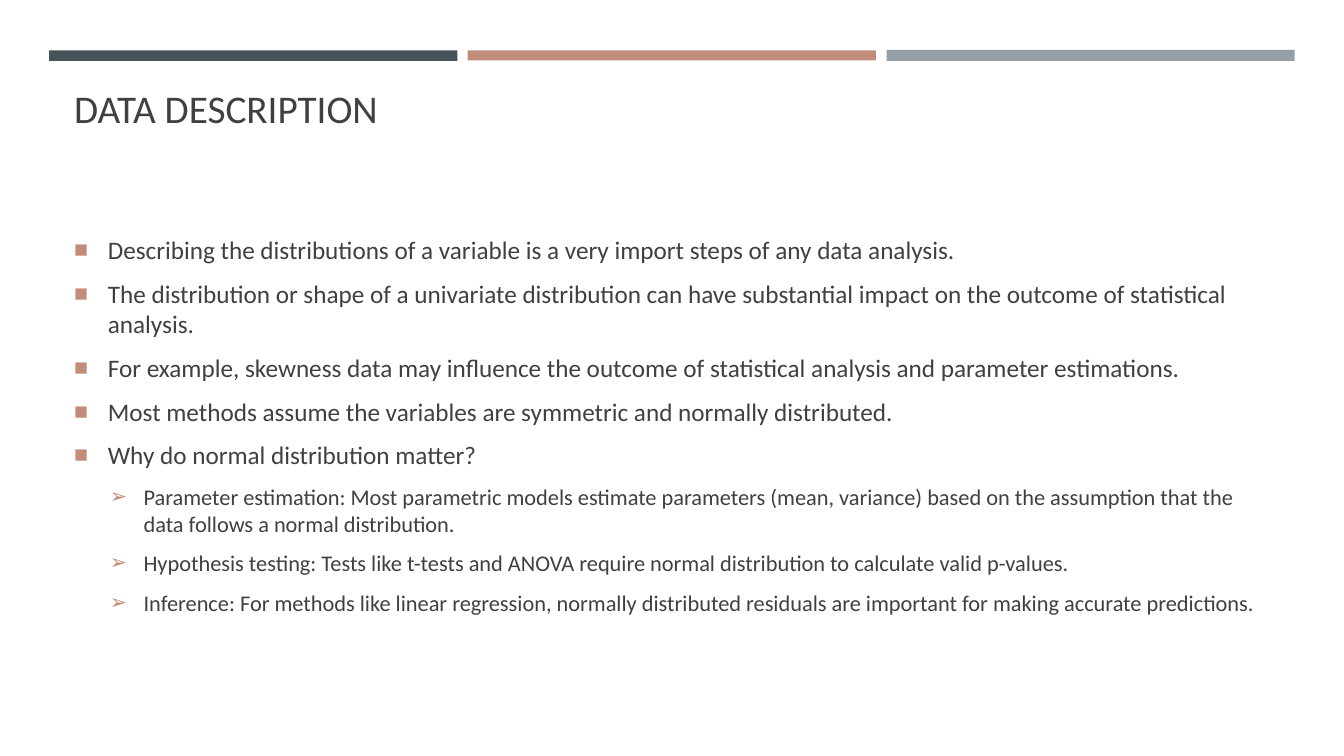
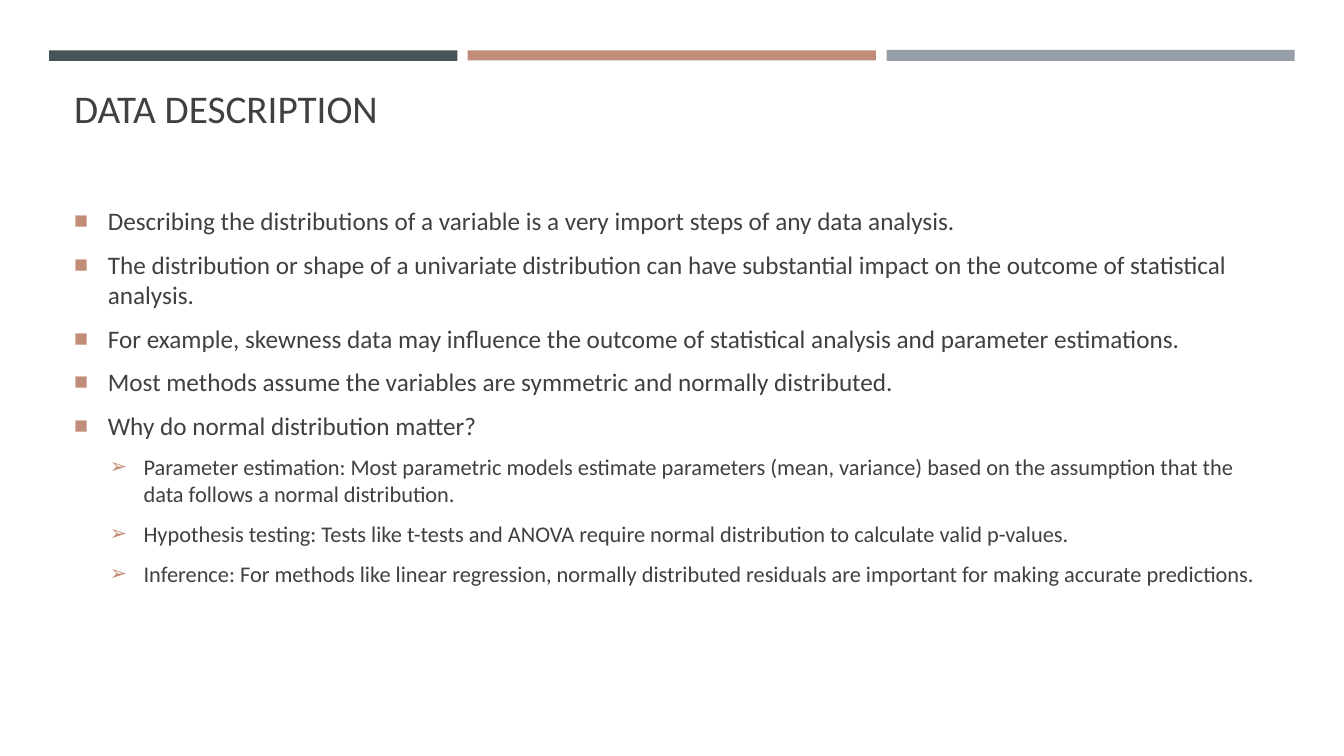
Before and after one commit to gisynw/geog-247, a slide deck: slide 15 of docs/Lectures/Week03/Week03_DataExploration.pptx (slide 14 before the commit). Drawn at 1344x756 pixels with LibreOffice and Linux fonts; fonts in the diff are those of the drawing. Boxes give left, top, right and bottom in pixels: in the first picture for what was removed or moved away, otherwise in the second. Text is boxed around its words. In the diff, an @@ line names an element or a change of style, - is before the commit and + after.

```diff
--- a/docs/Lectures/Week03/Week03_DataExploration.pptx
+++ b/docs/Lectures/Week03/Week03_DataExploration.pptx
@@ text "Describing the distributions of a ...": place and size @@
-text "Describing the distributions of a ..." at box(108, 241, 1254, 615)
+text "Describing the distributions of a ..." at box(108, 212, 1254, 586)
```
Also in this commit, not shown: 2 other slides changed, 2 slides added, 3 other files.
